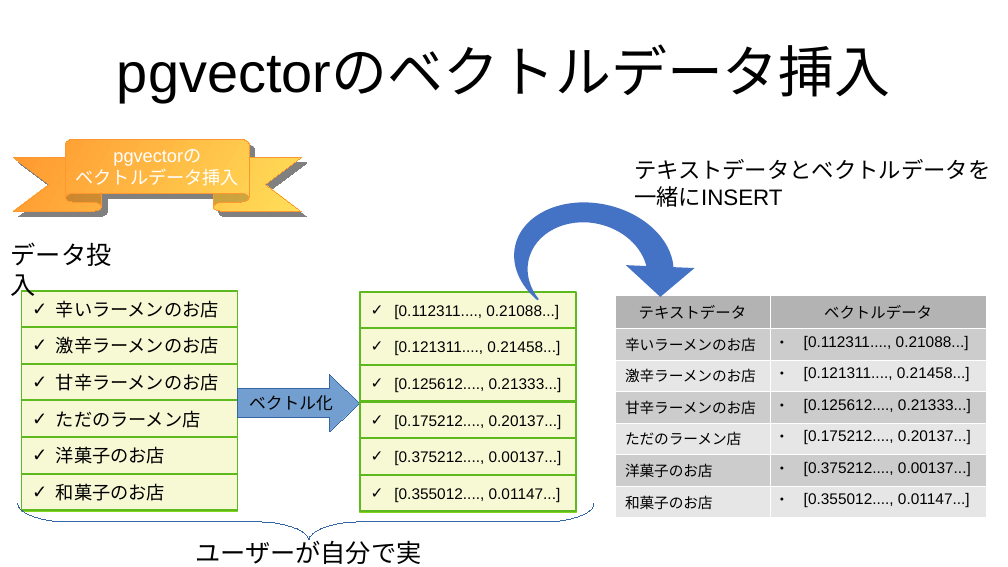
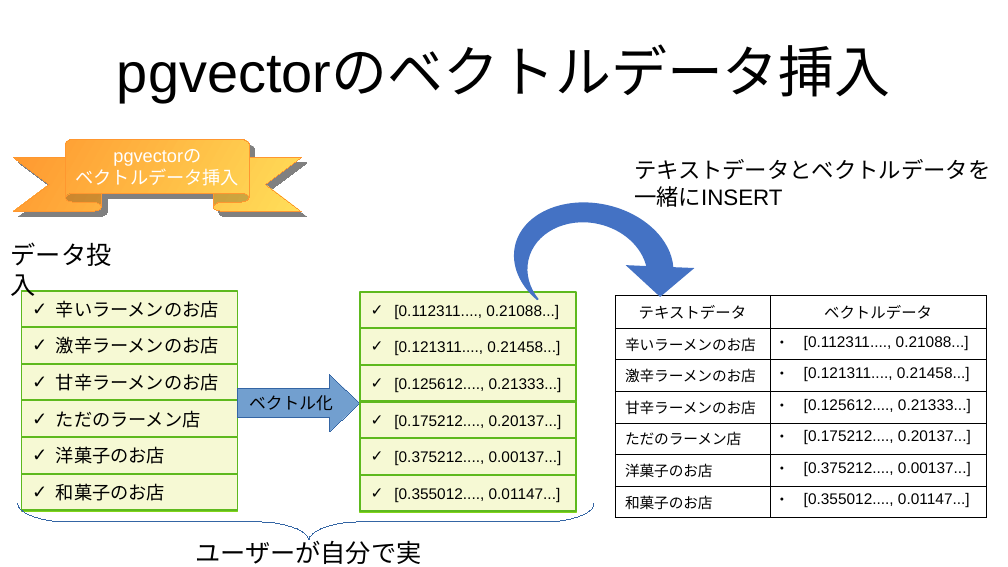
Before and after one commit to komainu8/rabbit-slide-komainu8-postgresql-conference-japan-2025, a slide deck: slide 17 of images.odp (slide 12 before the commit). Drawn at 1008x567 pixels with LibreOffice and Linux fonts; fonts in the diff are those of the drawing. Boxes give left, top, right and bottom in pixels: in the first picture for what was removed or moved away, otherwise in the second. Text is boxed around its words. In the diff, an @@ line names an element or a change of style, - is before the commit and + after.

```diff
--- a/images.odp
+++ b/images.odp
@@ freeform shape at box(505, 188, 704, 332): outline redrawn @@
@@ table at box(615, 295, 987, 514) @@
@@ fill #B3B3B3 to none in row 1 @@
@@ fill #CCCCCC to none in 6 cells @@
@@ fill #E6E6E6 to none in 6 cells @@
@@ borders changed @@
```
Also in this commit, not shown: 9 other slides changed, 5 slides added.
